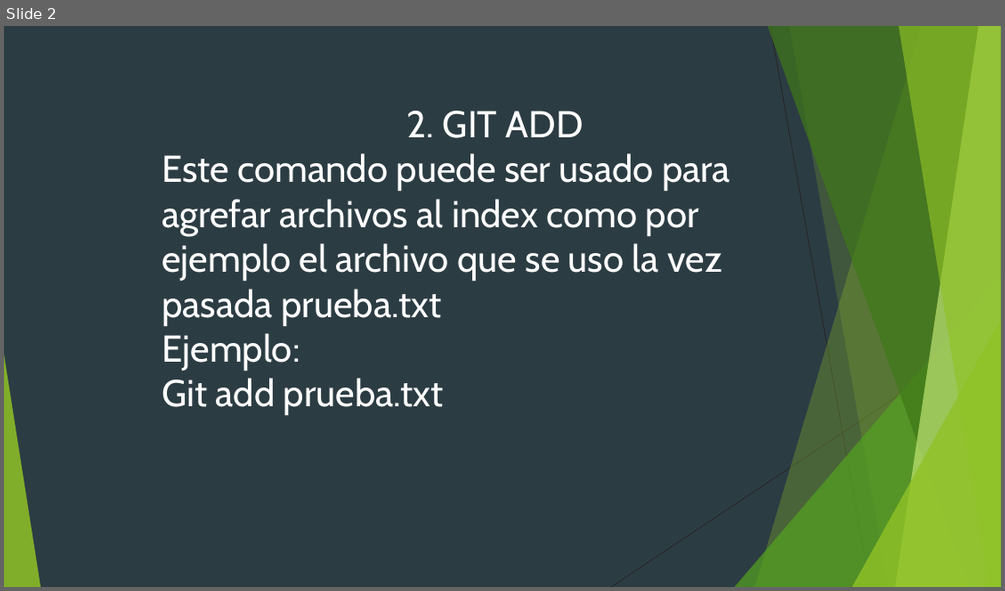
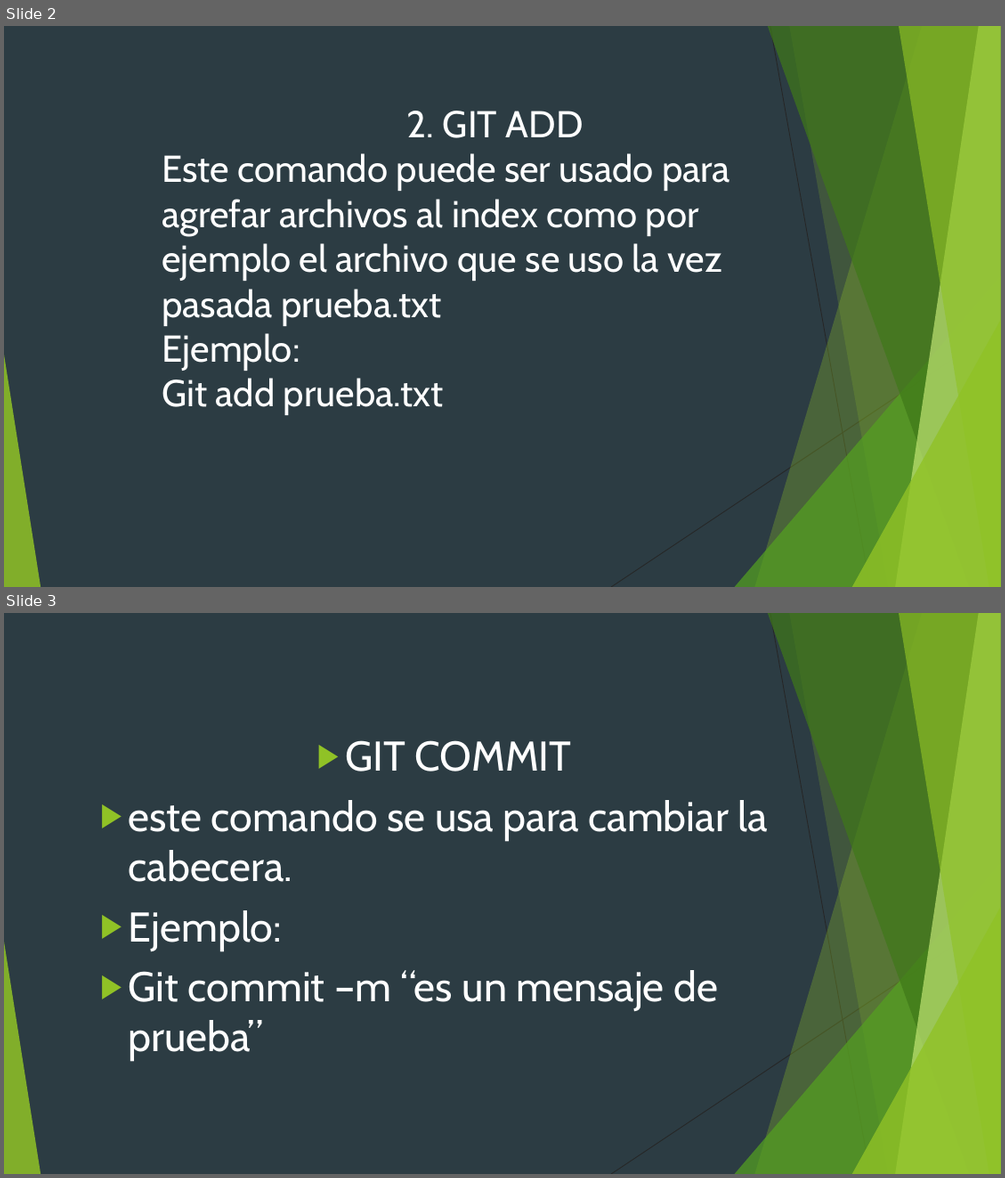
Before and after one commit to Wocinco/tareaAnalisiss, a slide deck: tarea.pptx. Shown one above the other, each under a label of ours: slide 2 before the commit, slides 2 and 3 after it. The pictures are 1005x591 and 1005x1178 pixels, drawn with LibreOffice and Linux fonts; fonts in the diff are those of the drawing. Boxes give left, top, right and bottom in pixels: in the first picture for what was removed or moved away, otherwise in the second. Text is boxed around its words. In the diff, an @@ line names an element or a change of style, - is before the commit and + after.

Commit message:
esto es para lam version3

```diff
--- a/tarea.pptx
+++ b/tarea.pptx
@@ slide 3 added at (x1=4, y1=613, x2=1001, y2=1174), background #2C3C43; not listed: 10 template elements that a slide beside it also shows @@
@@ text added at (x1=129, y1=740, x2=768, y2=1062), 40 pt, text #FFFFFF @@
+▶ GIT COMMIT
+▶ este comando se usa para cambiar la cabecera.
+▶ Ejemplo:
+▶ Git commit –m “es un mensaje de prueba”
```
